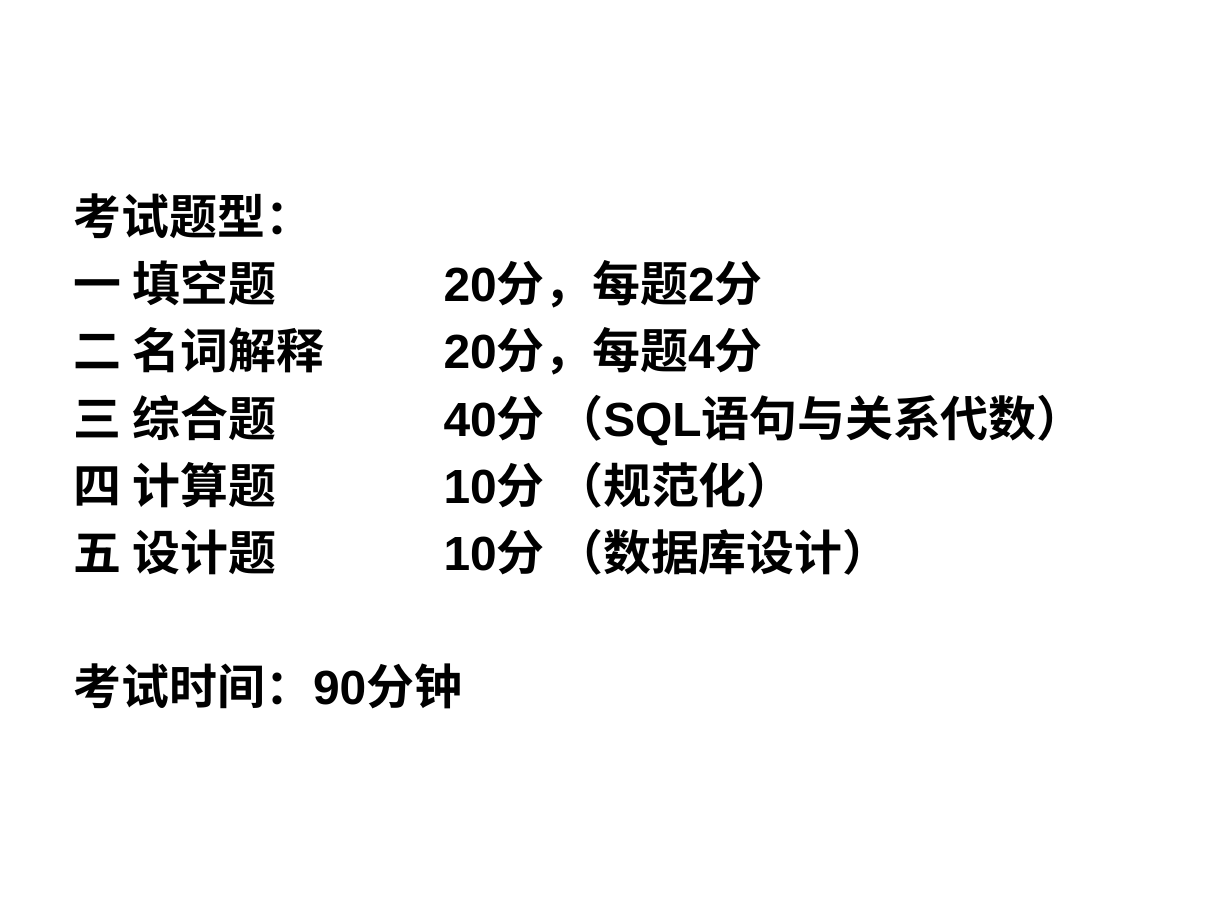
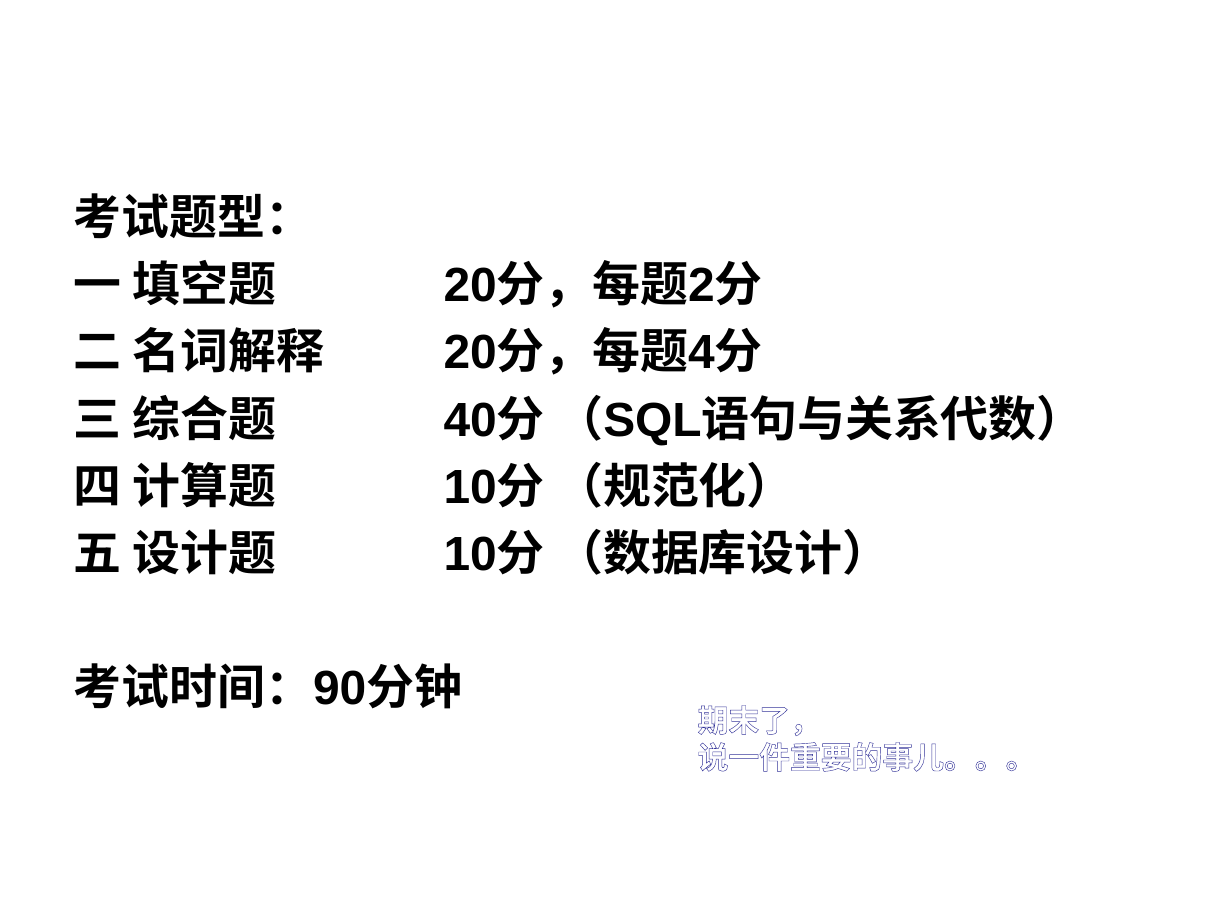
Before and after one commit to HBU/DataBase, a slide deck: slide 10 of PPT/PPT2020/DB期末复习.pptx (slide 29 before the commit). Drawn at 1232x924 pixels with LibreOffice and Linux fonts; fonts in the diff are those of the drawing; background and template pictures are left out. Boxes give left, top, right and bottom in pixels: in the first picture for what was removed or moved away, otherwise in the second. Text is boxed around its words. In the diff, an @@ line names an element or a change of style, - is before the commit and + after.

```diff
--- a/PPT/PPT2020/DB期末复习.pptx
+++ b/PPT/PPT2020/DB期末复习.pptx
@@ text added at bbox=[698, 705, 1037, 772], 18 pt, text #FFFFFF, bold @@
+期末了，
+说一件重要的事儿。。。
```
Also in this commit, not shown: 1 other slide changed, 8 slides added, 27 slides removed, 5 other files.
